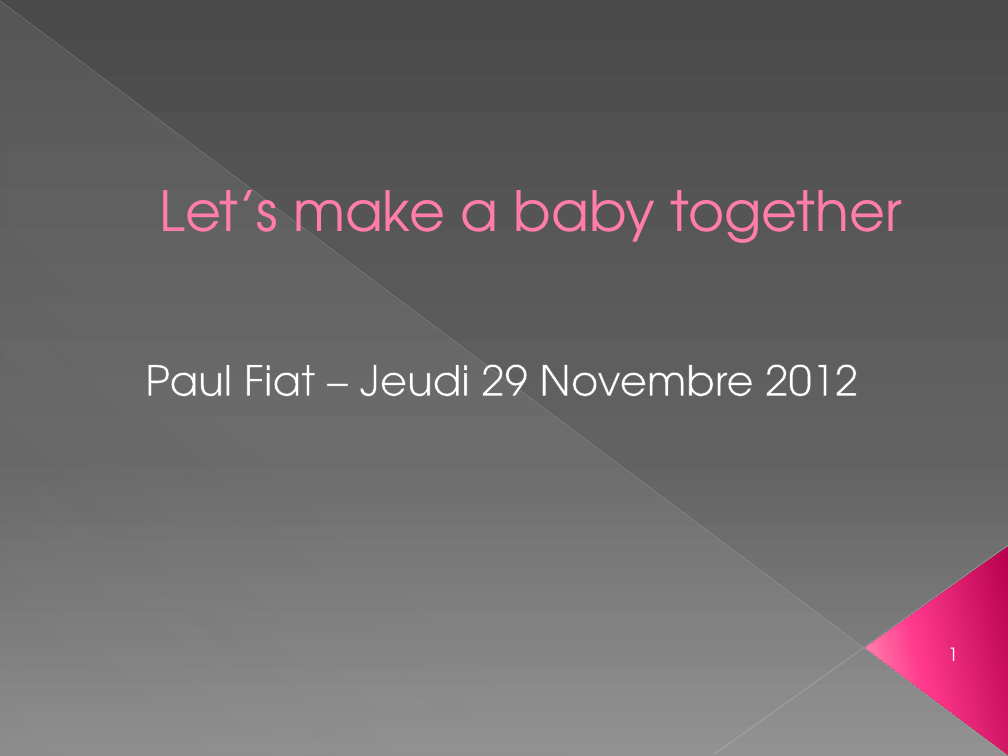
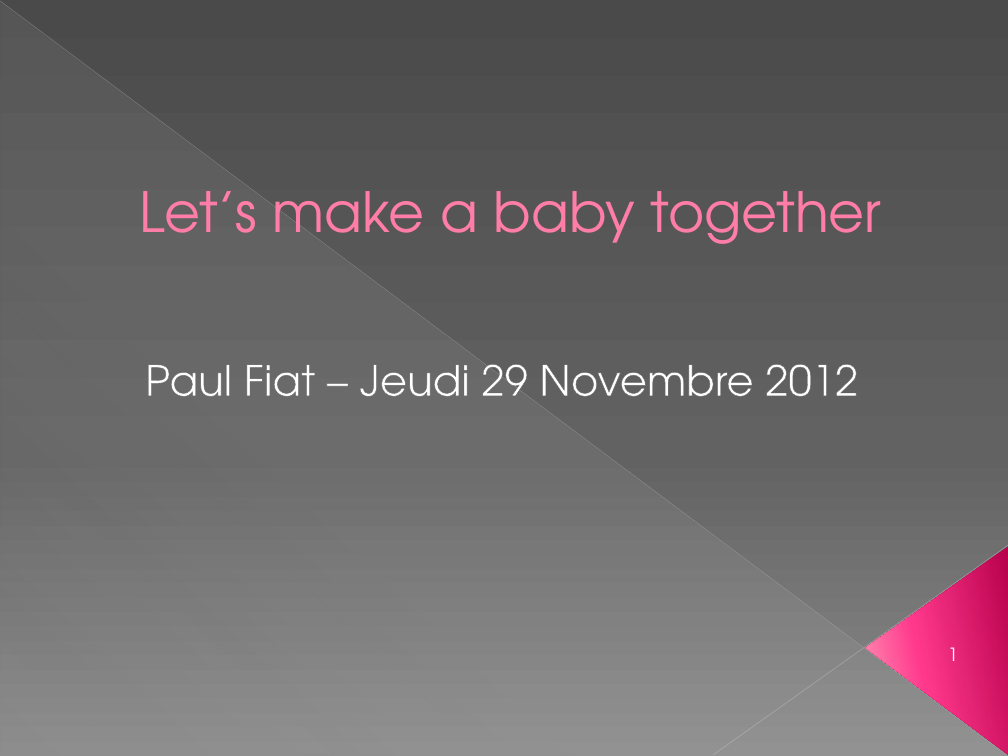
Before and after one commit to Nyarlygames/OBG, a slide deck: slide 1 of GD/Présentation.pptx. Drawn at 1008x756 pixels with LibreOffice and Linux fonts; fonts in the diff are those of the drawing. Boxes give left, top, right and bottom in pixels: in the first picture for what was removed or moved away, otherwise in the second. Text is boxed around its words. In the diff, an @@ line names an element or a change of style, - is before the commit and + after.

```diff
--- a/GD/Présentation.pptx
+++ b/GD/Présentation.pptx
@@ title "Let’s make a baby together": place and size @@
-title "Let’s make a baby together" at (160, 190, 902, 243)
+title "Let’s make a baby together" at (139, 191, 882, 244)
```
Also in this commit, not shown: 10 other slides changed, 2 slides removed, 45 other files.
